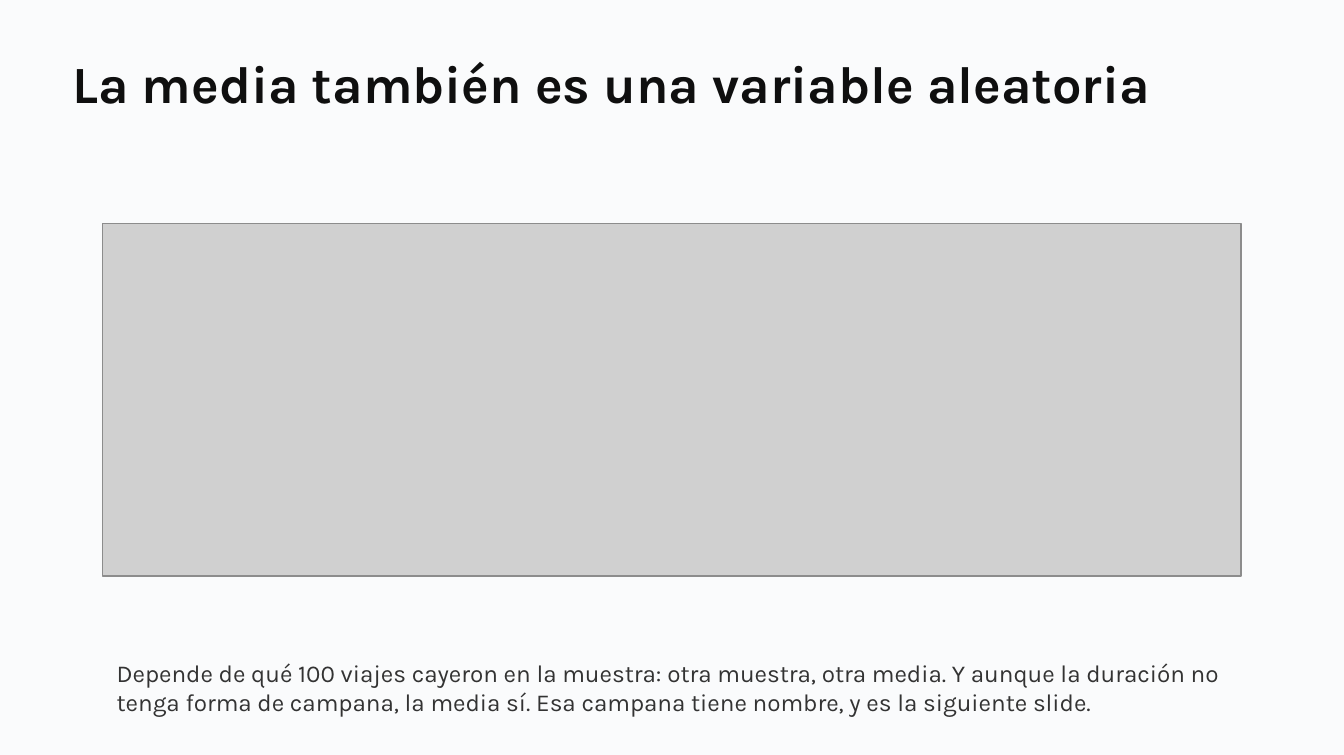
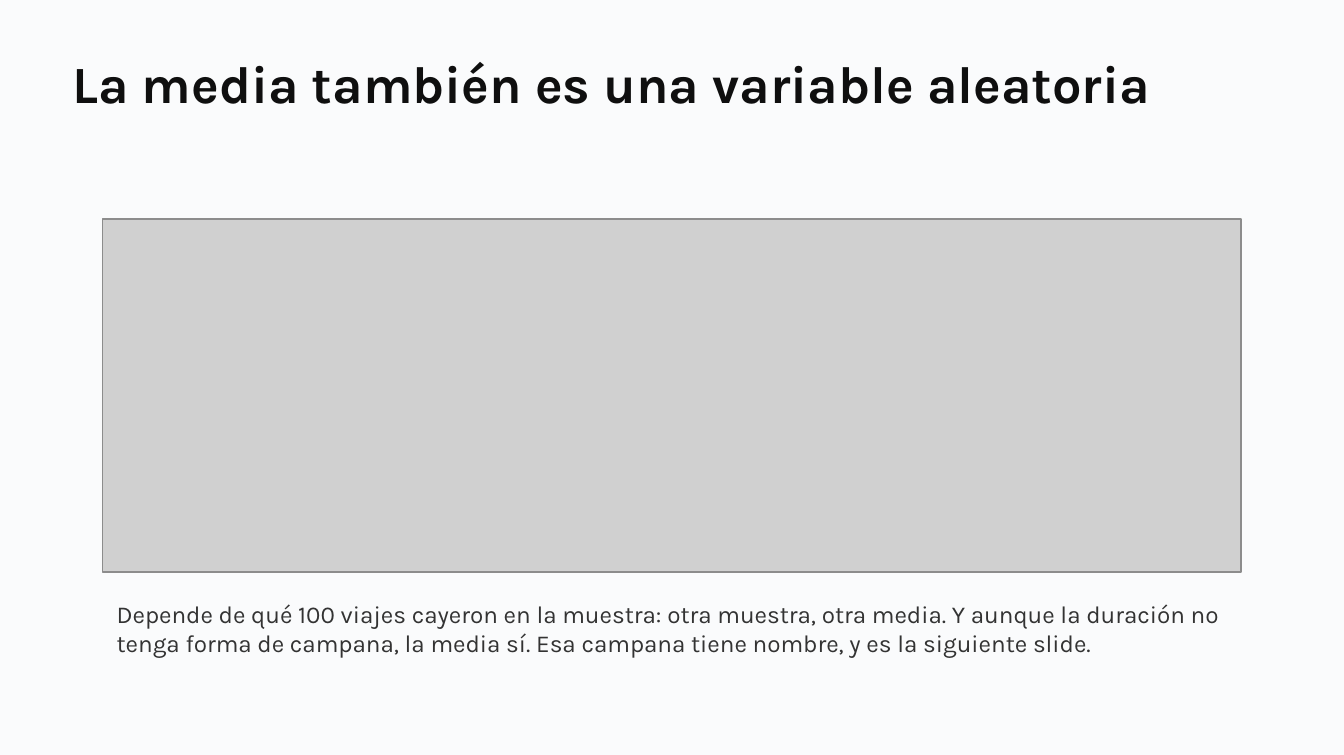
Before and after one commit to daniopitz/diplomado-cdd, a slide deck: slide 8 of presentaciones/clase05_probabilidad_inferencia.pptx. Drawn at 1344x755 pixels with LibreOffice and Linux fonts; fonts in the diff are those of the drawing; grey boxes stand for pictures. Boxes give left, top, right and bottom in pixels: in the first picture for what was removed or moved away, otherwise in the second. Text is boxed around its words. In the diff, an @@ line names an element or a change of style, - is before the commit and + after.

```diff
--- a/presentaciones/clase05_probabilidad_inferencia.pptx
+++ b/presentaciones/clase05_probabilidad_inferencia.pptx
@@ picture: place and size @@
-picture at <box>102,223,1241,577</box>
+picture at <box>102,219,1241,573</box>
@@ text "Depende de qué 100 viajes ...": place and size @@
-text "Depende de qué 100 viajes ..." at <box>117,663,1219,717</box>
+text "Depende de qué 100 viajes ..." at <box>117,604,1219,658</box>
```
Also in this commit, not shown: 33 other slides changed, 2 slides added, 1 other file.
